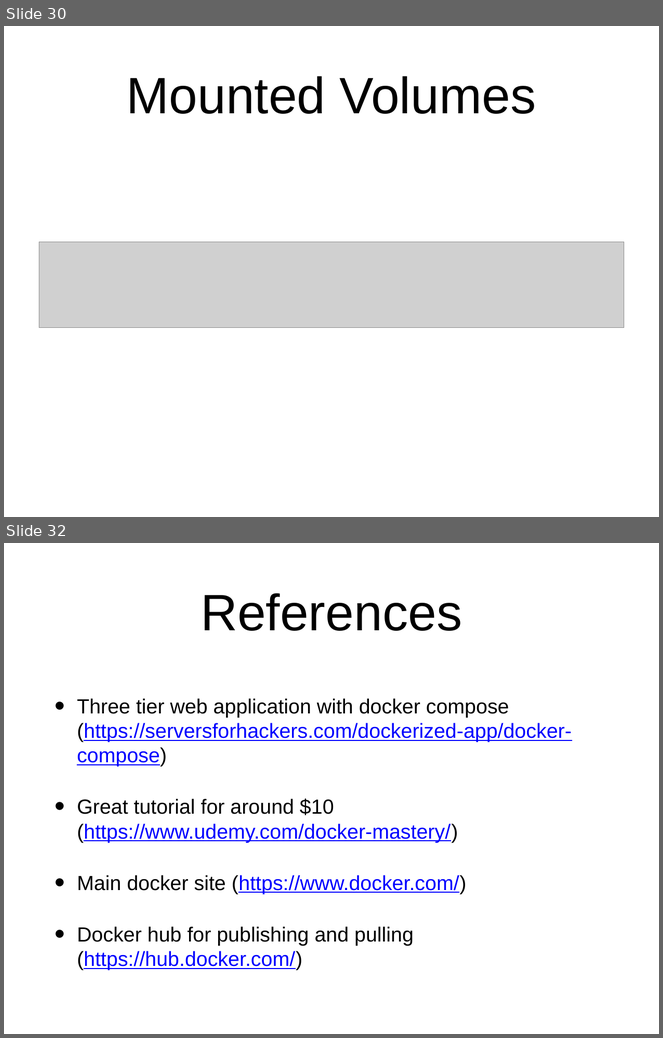
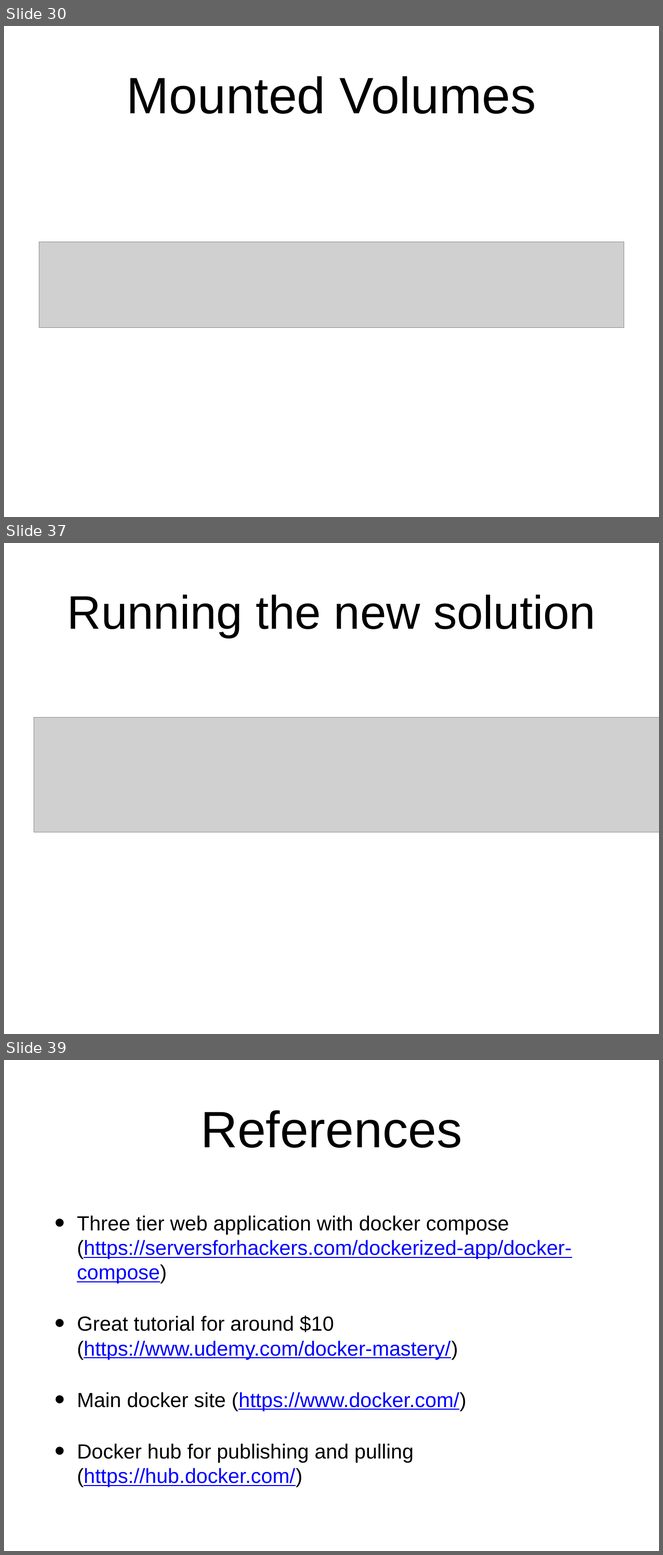
Before and after one commit to ASTApplicationWorkGroup/dockertutorial_part1, a slide deck: docker.pptx. Shown one above the other, each under a label of ours: slides 30 and 32 before the commit, slides 30, 37 and 39 after it; the slides between them are not shown. The pictures are 663x1038 and 663x1555 pixels, drawn with LibreOffice and Linux fonts; fonts in the diff are those of the drawing; grey boxes stand for pictures. Boxes give left, top, right and bottom in pixels: in the first picture for what was removed or moved away, otherwise in the second. Text is boxed around its words. In the diff, an @@ line names an element or a change of style, - is before the commit and + after.

```diff
--- a/docker.pptx
+++ b/docker.pptx
@@ slide 37 added at [4, 543, 659, 1034], background #FFFFFF @@
@@ title added at [67, 594, 596, 637], 73.6 pt, text #000000 @@
+Running the new solution
@@ picture added at [34, 718, 659, 832] @@
@@ what was slide 32 is now slide 39 @@
```
Also in this commit, not shown: 11 slides changed, 6 other slides added.
